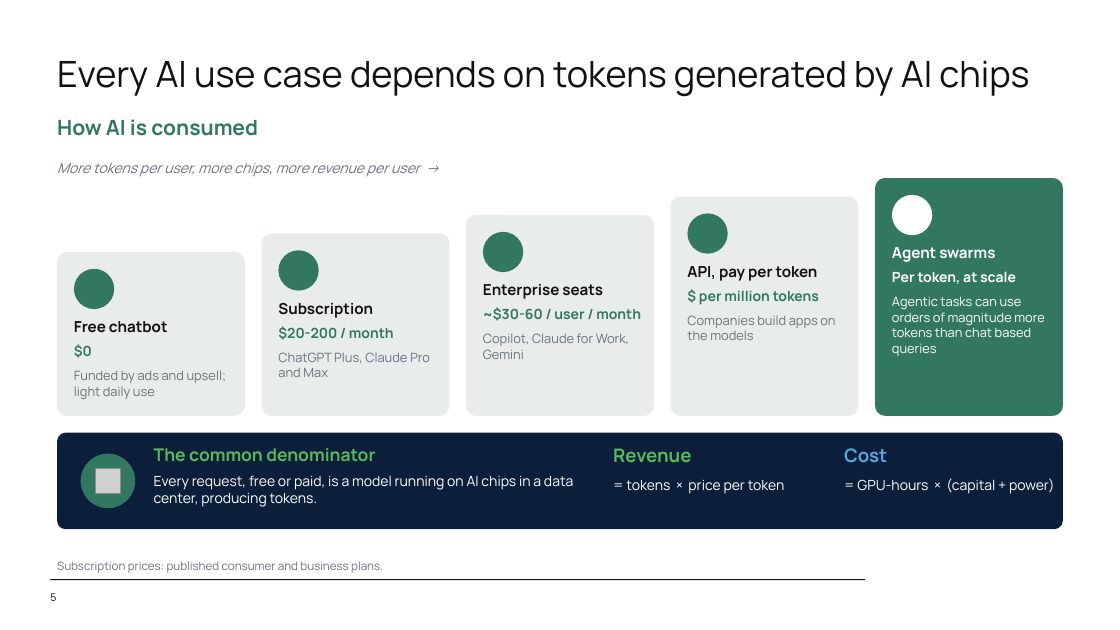
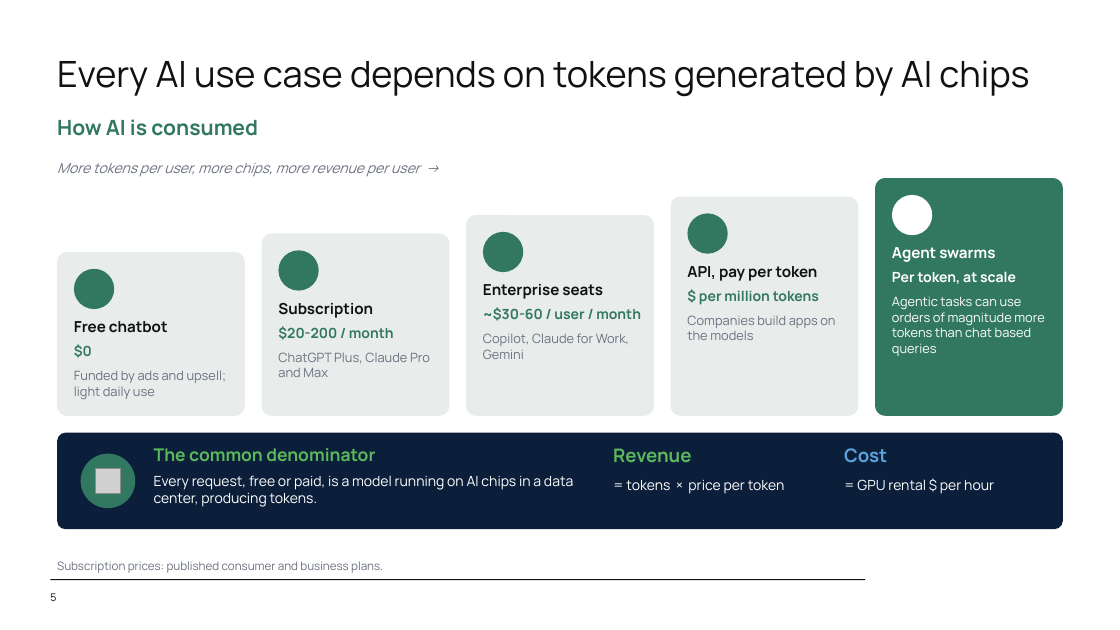
Before and after one commit to SystemCapital/AI-Dashboard, a slide deck: slide 5 of presentation/AI_Unit_Economics.pptx. Drawn at 1120x630 pixels with LibreOffice and Linux fonts; fonts in the diff are those of the drawing; grey boxes stand for pictures; background and template pictures are left out. Boxes give left, top, right and bottom in pixels: in the first picture for what was removed or moved away, otherwise in the second. Text is boxed around its words. In the diff, an @@ line names an element or a change of style, - is before the commit and + after.

```diff
--- a/presentation/AI_Unit_Economics.pptx
+++ b/presentation/AI_Unit_Economics.pptx
@@ text at (857,479,994,494): text changed @@
-= GPU-hours × (capital + power)
+= GPU rental $ per hour
```
Also in this commit, not shown: 4 other slides changed, 5 slides added, 1 slide removed, 1 other file.
